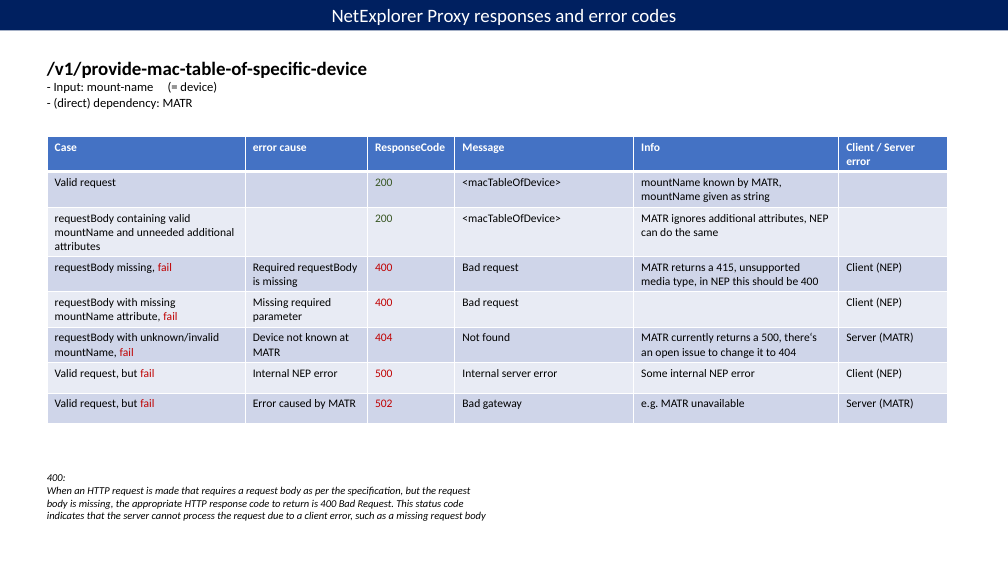
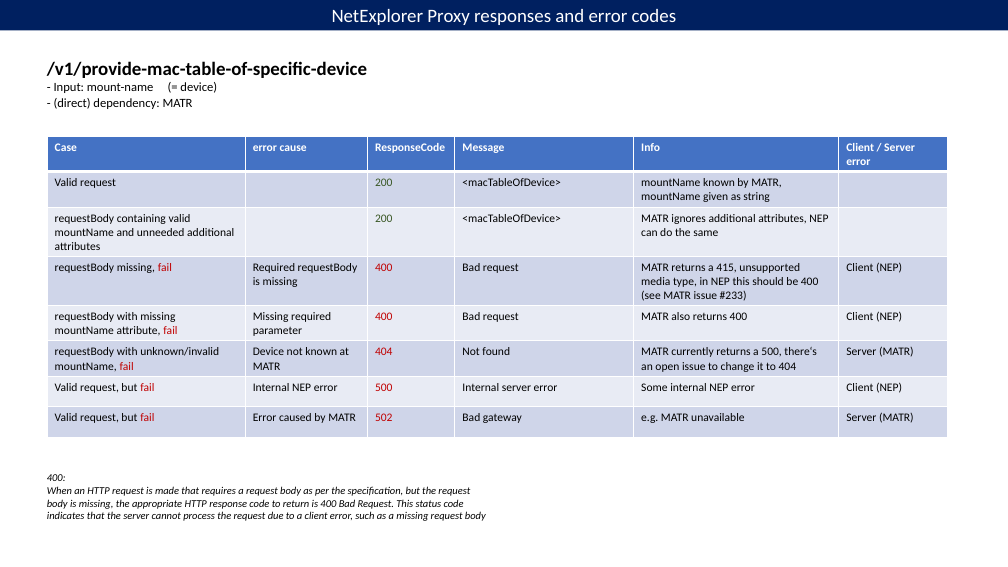
Before and after one commit to openBackhaul/NetExplorerProxy, a slide deck: slide 3 of spec/additionalDescription/sources/NEP ErrorCodes.pptx. Drawn at 1008x567 pixels with LibreOffice and Linux fonts; fonts in the diff are those of the drawing. Boxes give left, top, right and bottom in pixels: in the first picture for what was removed or moved away, otherwise in the second. Text is boxed around its words. In the diff, an @@ line names an element or a change of style, - is before the commit and + after.

Commit message:
update file

```diff
--- a/spec/additionalDescription/sources/NEP ErrorCodes.pptx
+++ b/spec/additionalDescription/sources/NEP ErrorCodes.pptx
@@ table at (x1=47, y1=137, x2=948, y2=438) @@
-row 4, column 5: MATR returns a 415, unsupported media type, in NEP this should be 400
+row 4, column 5: MATR returns a 415, unsupported media type, in NEP this should be 400 (see MATR issue #233)
-row 5, column 5: 
+row 5, column 5: MATR also returns 400
```
Also in this commit, not shown: 1 other slide changed.
